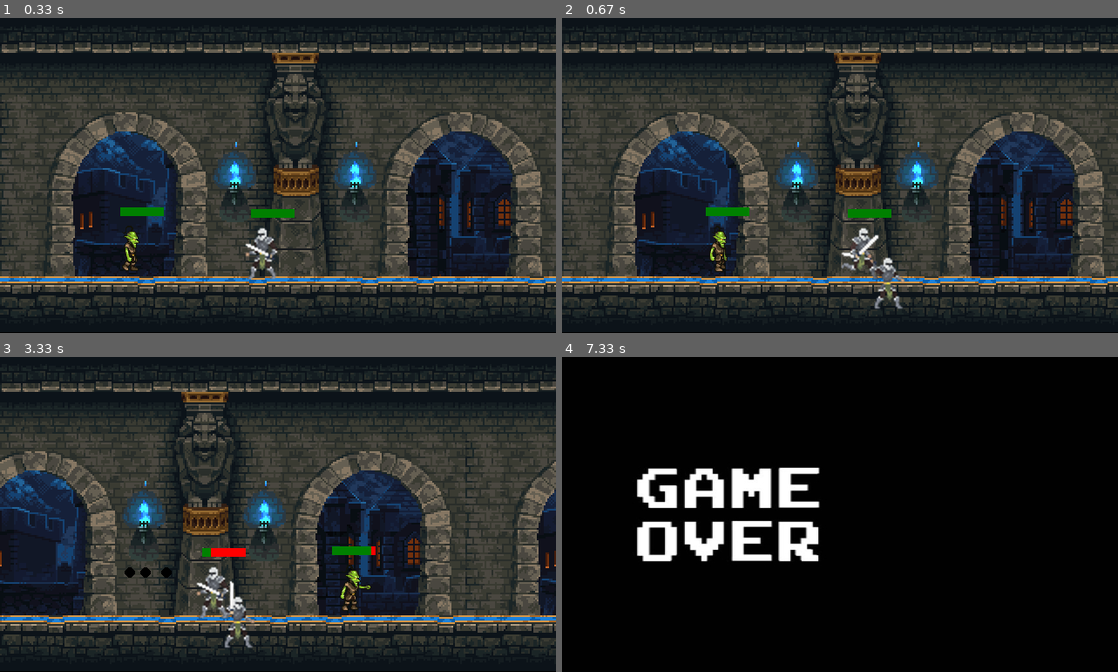
Above: before the commit, frames 1-4 (two rows, left to right).
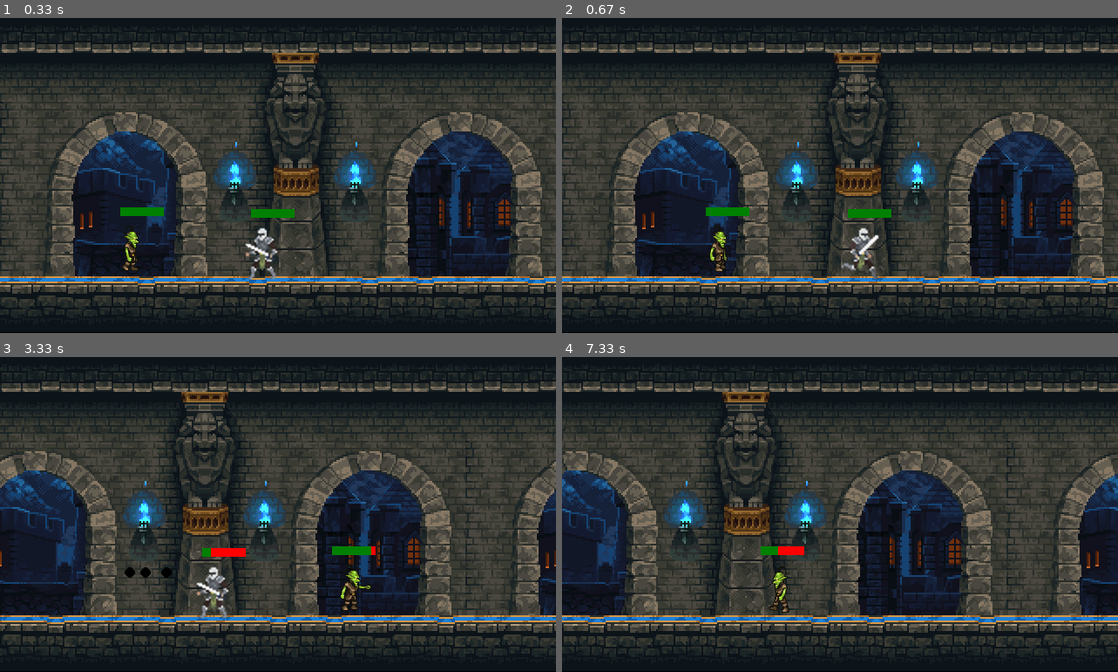
Above: after the commit, the same moments.

Repository: JonathanWang18/2DPythonGame
Game: pygame game, started from pygametest2/pygametest.py
Same seed, same stepped clock (60 frames per second), same inputs: the game is played once before the commit and once after it.
Inputs:
- Up to frame 1 (0.33 s): no input
- Up to frame 2 (0.67 s): hold Z from 0.33 s (still down); hold Right from 0.33 s (still down)
- Up to frame 3 (3.33 s): release Z at 0.8 s; release Right at 0.8 s; hold Right 0.83-1.3 s; tap Space at 0.9, 1.2, 1.4, 1.73, 2.03, 2.23, 2.53, 2.8, 3.1 s; hold Up 1.33-1.63 s; hold Right 1.67-2.13 s; hold Left 2.17-2.7 s; hold Left 2.73-3.13 s; tap Z at 3.17 s
- Up to frame 4 (7.33 s): hold Up 3.5-3.87 s; tap Space at 3.57, 3.97, 4.27, 4.63, 4.93, 5.13, 5.43, 5.63, 5.97, 6.27, 6.47, 6.77, 7.03 s; hold Right 3.9-4.53 s; hold Left 4.57-5.03 s; hold Right 5.07-5.53 s; hold Up 5.57-5.87 s; hold Right 5.9-6.37 s; hold Left 6.4-6.93 s; hold Left from 6.97 s (still down)

Frame 1 is identical in both runs. In frame 2, 0.4% of the frame differs, in the area x 50-62%, y 74-93%; in frame 3, 0.5%; in frame 4, 82%, in the area x 0-100%, y 2-98%.

Commit message:
still working on implementing animating attack

Diff:
--- a/pygametest2/pygametest.py
+++ b/pygametest2/pygametest.py
@@ -65,7 +65,7 @@
             if self.walkCount + 1 >= 21:
                 self.walkCount = 0
             if self.attacking:
-                win.blit(attack1[self.attackCount // 3], (self.x, self.y))
+                win.blit(attack1[self.attackCount // 3], (self.x - 30, self.y - 30))
                 self.attackCount += 1
             if not (self.standing):
                 if self.left:
@@ -84,6 +84,26 @@
             self.hitbox = (self.x + 38, self.y + 24, 32, 60)
             #pygame.draw.rect(win, (255, 0, 0), self.hitbox, 2)
 
+class playerAttacking(object):
+    def __init__(self, x, y, width, height, facing):
+        self.x = x
+        self.y = y
+        self.width = width
+        self.height = height
+        self.vel = 0
+        self.attackCount = 0
+        self.hitbox = (self.x + 38, self.y + 24, 32, 60)
+        self.visible = True
+        self.attacking = False
+        self.facing = facing
+
+    def draw(self, win):
+        if self.attackCount + 1 >= 18:
+            self.attackCount = 0
+            self.attacking = False
+        if self.attacking:
+            win.blit(attack1[self.attackCount // 3], (self.x - 30, self.y - 30))
+            self.attackCount += 1
 
 class enemy(object):
     walkRight = [pygame.image.load('Images/R1E.png'), pygame.image.load('Images/R2E.png'),
@@ -111,6 +131,7 @@
         self.hitbox = (self.x + 17, self.y + 2, 31, 57)
         self.health = 10
         self.visible = True
+
 
     def draw(self, win):
         self.move()
@@ -168,7 +189,6 @@
     goblin.draw(win)
     for bullet in bullets:
         bullet.draw(win)
-
     pygame.display.update()
 
 # mainloop
@@ -187,9 +207,6 @@
         if man.hitbox[0] + man.hitbox[2] > goblin.hitbox[0] and man.hitbox[0] < goblin.hitbox[0] + goblin.hitbox[2]:
             man.hit()
             score -= 5
-    if man.visible == False:
-        goblin.visible = False
-        bg = pygame.image.load('gameover.jpg')
     if shootLoop > 0:
         shootLoop += 1
     if shootLoop > 3:
@@ -222,7 +239,13 @@
                 projectile(round(man.x + man.width // 2), round(man.y + man.height // 2), 6, (0, 0, 0), facing))
         shootLoop = 1
     if keys[pygame.K_z]:
-        man.attacking = True
+        if man.left:
+            facing = -1
+        else:
+            facing = 1
+        manAttack = playerAttacking(round(man.x + man.width // 2), round(man.y + man.height // 2), 64, 64, facing)
+        manAttack.draw(win)
+        manAttack.attacking = True
     if keys[pygame.K_LEFT]:
         man.vel = -5
         man.left = True
